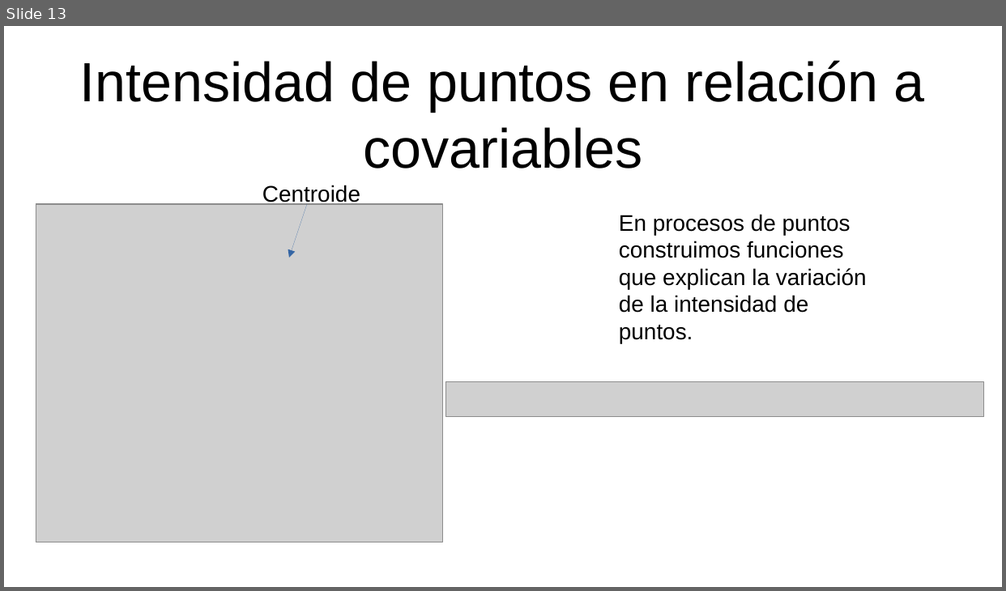
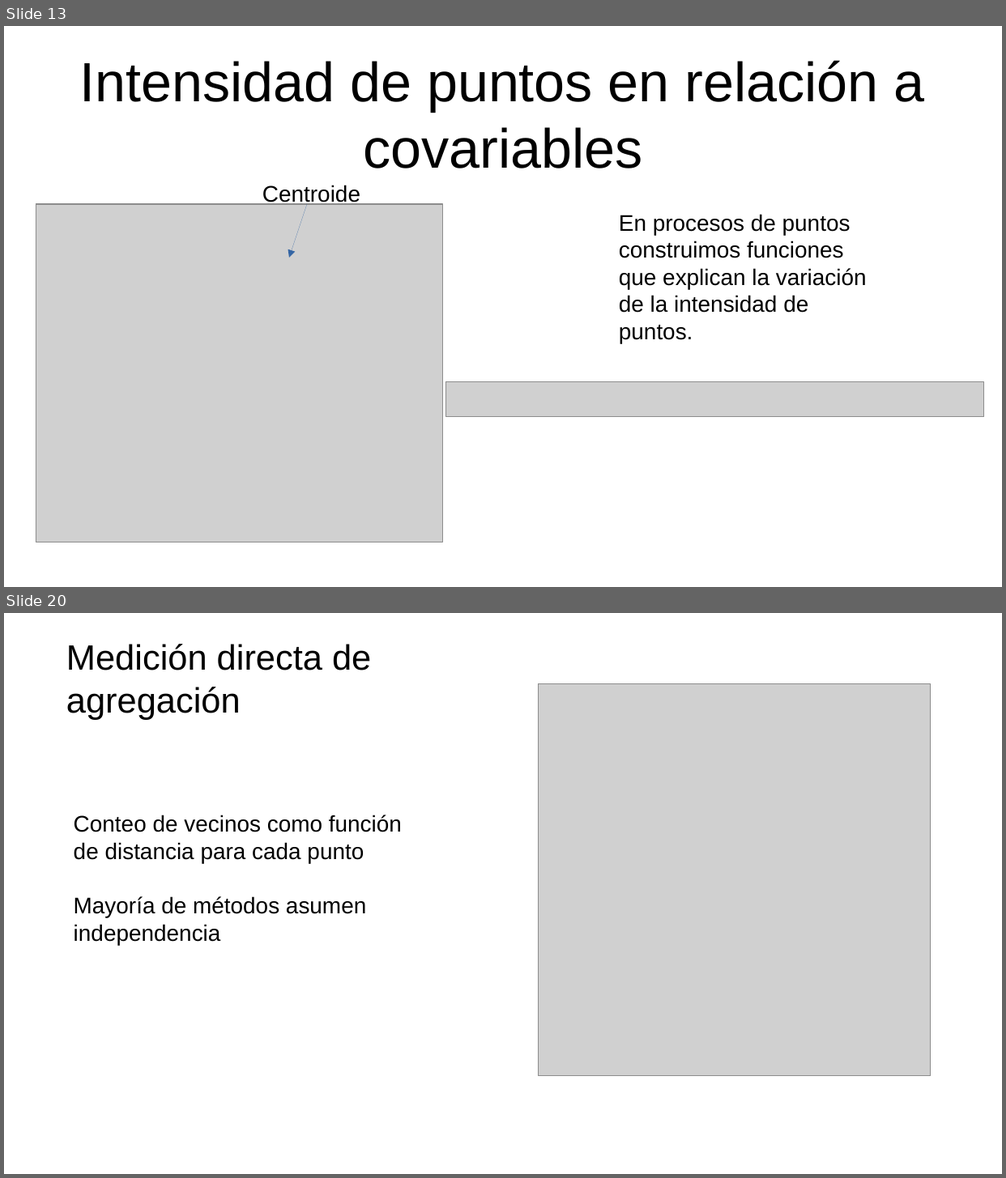
Before and after one commit to gerardommc/Ecologia-Teorica-II, a slide deck: Nicho/Caso-correlativo.odp. Shown one above the other, each under a label of ours: slide 13 before the commit, slides 13 and 20 after it; the slides between them are not shown. The pictures are 1006x591 and 1006x1178 pixels, drawn with LibreOffice and Linux fonts; fonts in the diff are those of the drawing; grey boxes stand for pictures. Boxes give left, top, right and bottom in pixels: in the first picture for what was removed or moved away, otherwise in the second. Text is boxed around its words. In the diff, an @@ line names an element or a change of style, - is before the commit and + after.

```diff
--- a/Nicho/Caso-correlativo.odp
+++ b/Nicho/Caso-correlativo.odp
@@ slide 20 added at [4, 613, 1002, 1174], background #FFFFFF @@
@@ text added at [66, 644, 371, 720], 28 pt, text #000000 @@
+Medición directa de agregación
@@ picture added at [539, 683, 931, 1076] @@
@@ text added at [74, 815, 402, 945], 18 pt, text #000000 @@
+Conteo de vecinos como función de distancia para cada punto
+Mayoría de métodos asumen independencia
```
Also in this commit, not shown: 2 slides changed, 11 other slides added, 8 other files.
